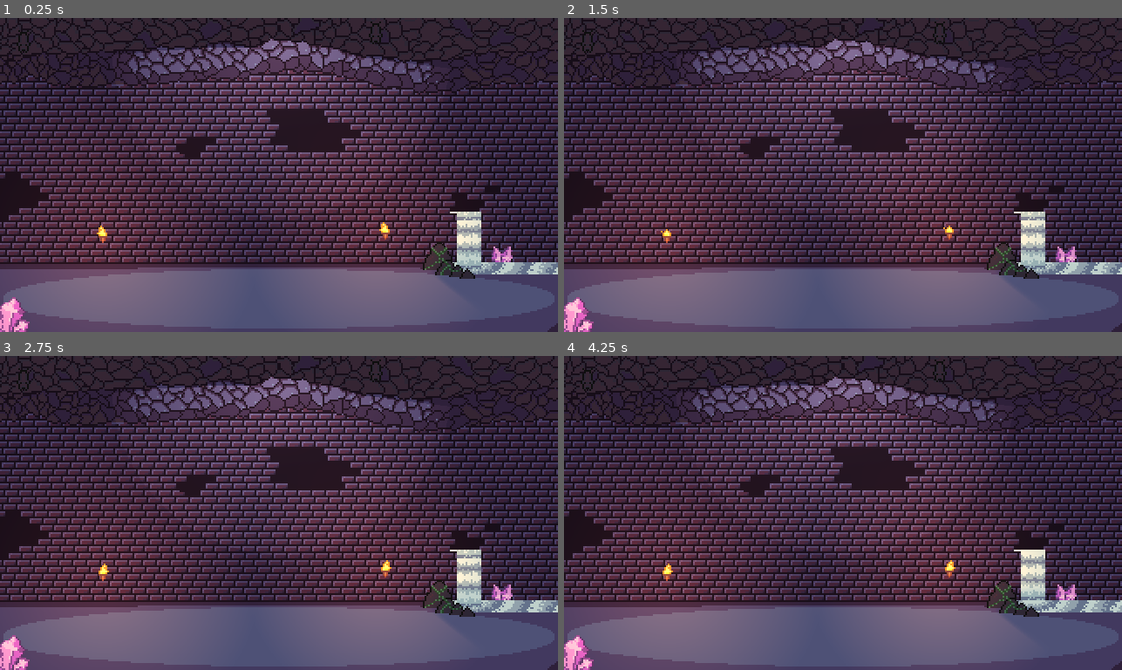
Above: before the commit, frames 1-4 (two rows, left to right).
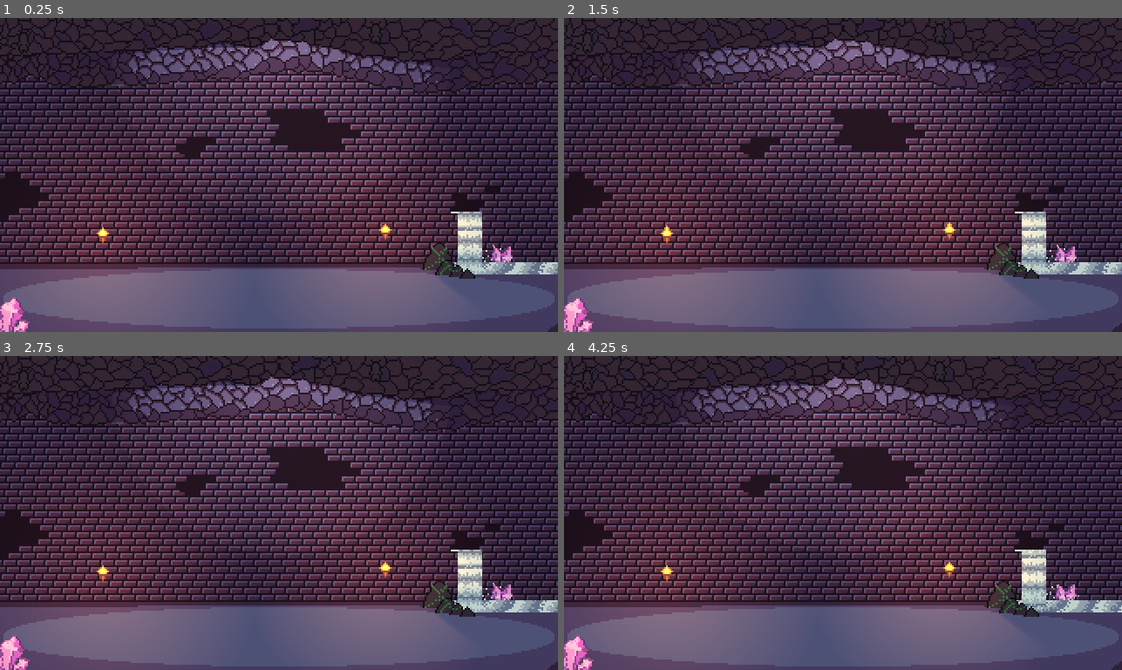
Above: after the commit, the same moments.

Repository: JosephLund/WizardRPG
Game: Godot game, scene res://UI/MainMenu/MainMenu.tscn
Two runs of this game, one before a commit and one after it. Both use one fixed random seed, a clock stepped at 60 frames per second and the inputs below.
Inputs (mouse positions are in pixels of both pictures, inside the frame that each line leads up to):
- Up to frame 1 (0.25 s): no input
- Up to frame 2 (1.5 s): move the mouse to (965, 159) at 0.52 s; hold Right (ui_right) 0.53-1.28 s; move the mouse to (731, 190) at 1.27 s; hold Down (ui_down) from 1.28 s (still down)
- Up to frame 3 (2.75 s): move the mouse to (334, 443) at 2.02 s; release Down (ui_down) at 2.03 s; hold Right (ui_right) from 2.03 s (still down)
- Up to frame 4 (4.25 s): move the mouse to (815, 575) at 2.77 s; release Right (ui_right) at 2.78 s; hold Up (ui_up) 2.78-3.53 s; move the mouse to (1010, 560) at 3.52 s; hold Left (ui_left) from 3.53 s (still down)

The runs differ from the first frame. In frame 1, 1.2% of the frame differs, in the area x 17-100%, y 61-82%; in frame 2, 1.2%; in frame 3, 1.2%; in frame 4, 1.3%.

Commit message:
added splashing to waterfall

Diff:
--- a/UI/MainMenu/MainMenu.tscn
+++ b/UI/MainMenu/MainMenu.tscn
@@ -2,7 +2,7 @@
 
 [ext_resource path="res://UI/MainMenu/mainmenu.png" type="Texture" id=1]
 [ext_resource path="res://World/Torch/torch.png" type="Texture" id=2]
-[ext_resource path="res://UI/MainMenu/Waterfall-SpriteSheet.png" type="Texture" id=3]
+[ext_resource path="res://UI/MainMenu/Waterfall-SpriteSheet.PNG" type="Texture" id=3]
 [ext_resource path="res://World/Torch/torchlight.png" type="Texture" id=4]
 [ext_resource path="res://UI/MainMenu/Rocks.png" type="Texture" id=5]
 [ext_resource path="res://UI/MainMenu/HangingBat.tscn" type="PackedScene" id=6]
@@ -91,8 +91,9 @@
 offset = Vector2( 160, 90 )
 
 [node name="Waterfall" type="AnimatedSprite" parent="."]
-position = Vector2( 288, 129 )
+position = Vector2( 288.707, 129 )
 frames = SubResource( 4 )
+frame = 1
 playing = true
 
 [node name="LeftTorch" type="KinematicBody2D" parent="."]
@@ -100,7 +101,7 @@
 [node name="AnimatedSprite" type="AnimatedSprite" parent="LeftTorch"]
 position = Vector2( 59.7341, 125.141 )
 frames = SubResource( 13 )
-frame = 5
+frame = 2
 playing = true
 
 [node name="Light2D" type="Light2D" parent="LeftTorch"]
@@ -114,7 +115,7 @@
 [node name="AnimatedSprite" type="AnimatedSprite" parent="RightTorch2"]
 position = Vector2( 221.439, 122.809 )
 frames = SubResource( 13 )
-frame = 5
+frame = 2
 playing = true
 
 [node name="Light2D" type="Light2D" parent="RightTorch2"]
Binary file changed: UI/MainMenu/Waterfall-SpriteSheet.png
Not shown, changed: UI/MainMenu/Waterfall-SpriteSheet.png.import
